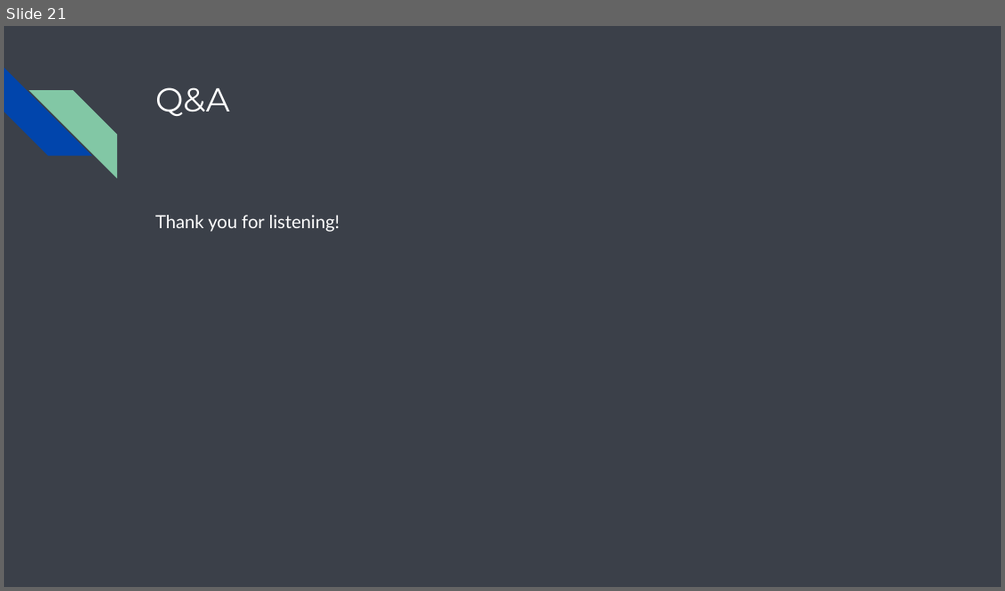
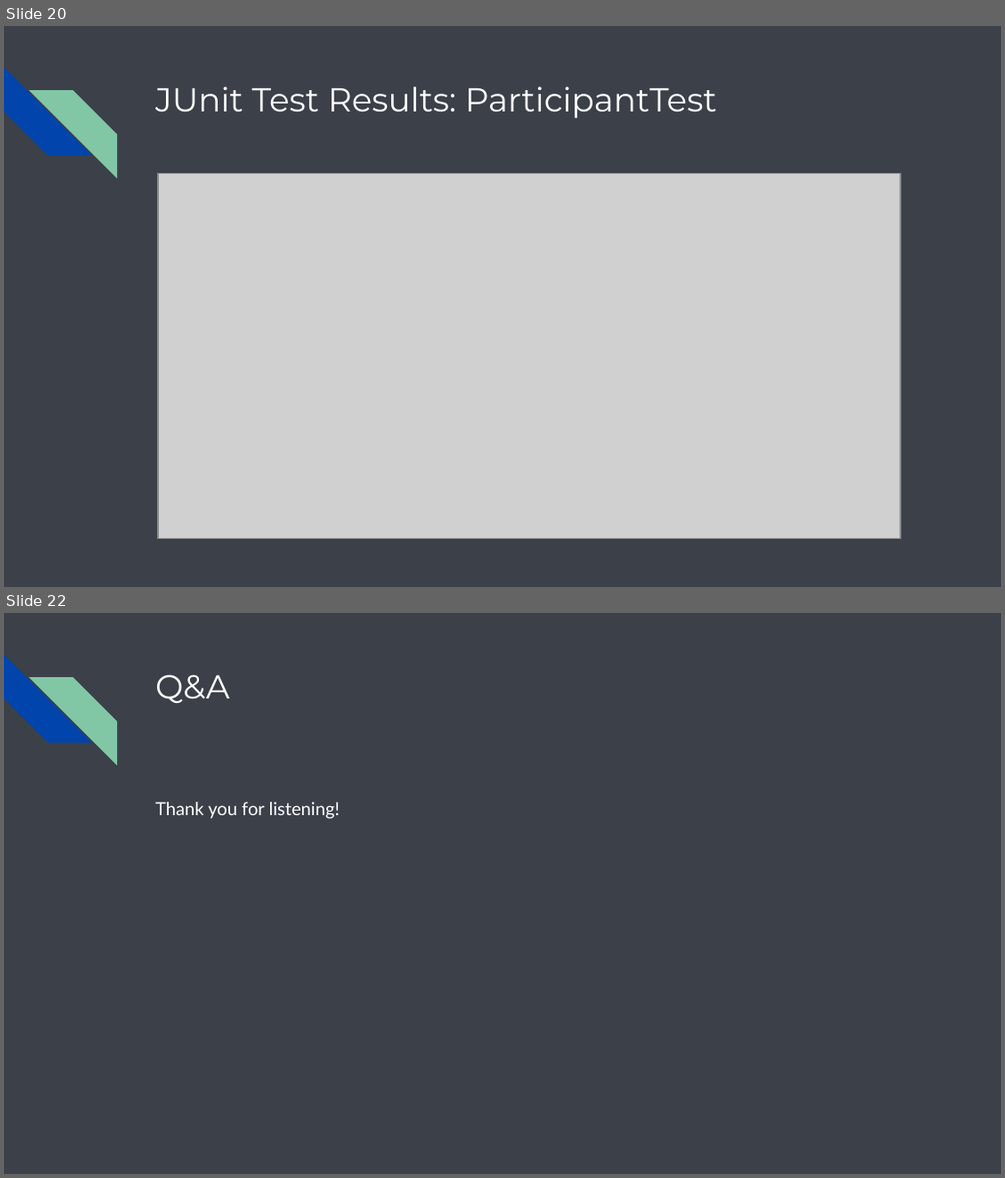
Before and after one commit to abitabir/BenefitsApplyTool, a slide deck: BenefitsApplyTool/src/main/java/com/ssp/benefitsapplytool/resources/Benefits Apply Tool.pptx. Shown one above the other, each under a label of ours: slide 21 before the commit, slides 20 and 22 after it; the slides between them are not shown. The pictures are 1005x591 and 1005x1178 pixels, drawn with LibreOffice and Linux fonts; fonts in the diff are those of the drawing; grey boxes stand for pictures. Boxes give left, top, right and bottom in pixels: in the first picture for what was removed or moved away, otherwise in the second. Text is boxed around its words. In the diff, an @@ line names an element or a change of style, - is before the commit and + after.

```diff
--- a/BenefitsApplyTool/src/main/java/com/ssp/benefitsapplytool/resources/Benefits Apply Tool.pptx
+++ b/BenefitsApplyTool/src/main/java/com/ssp/benefitsapplytool/resources/Benefits Apply Tool.pptx
@@ slide 20 added at (4, 26, 1001, 587), background #1B212C at 86% opacity; not listed: 2 template elements that a slide beside it also shows @@
@@ title added at (155, 87, 717, 119), 24 pt, text #FFFFFF @@
+JUnit Test Results: ParticipantTest
@@ picture added at (157, 173, 900, 538) @@
@@ what was slide 21 is now slide 22 @@
```
Also in this commit, not shown: 9 slides changed, 9 other slides added, 9 slides removed, 25 other files.
